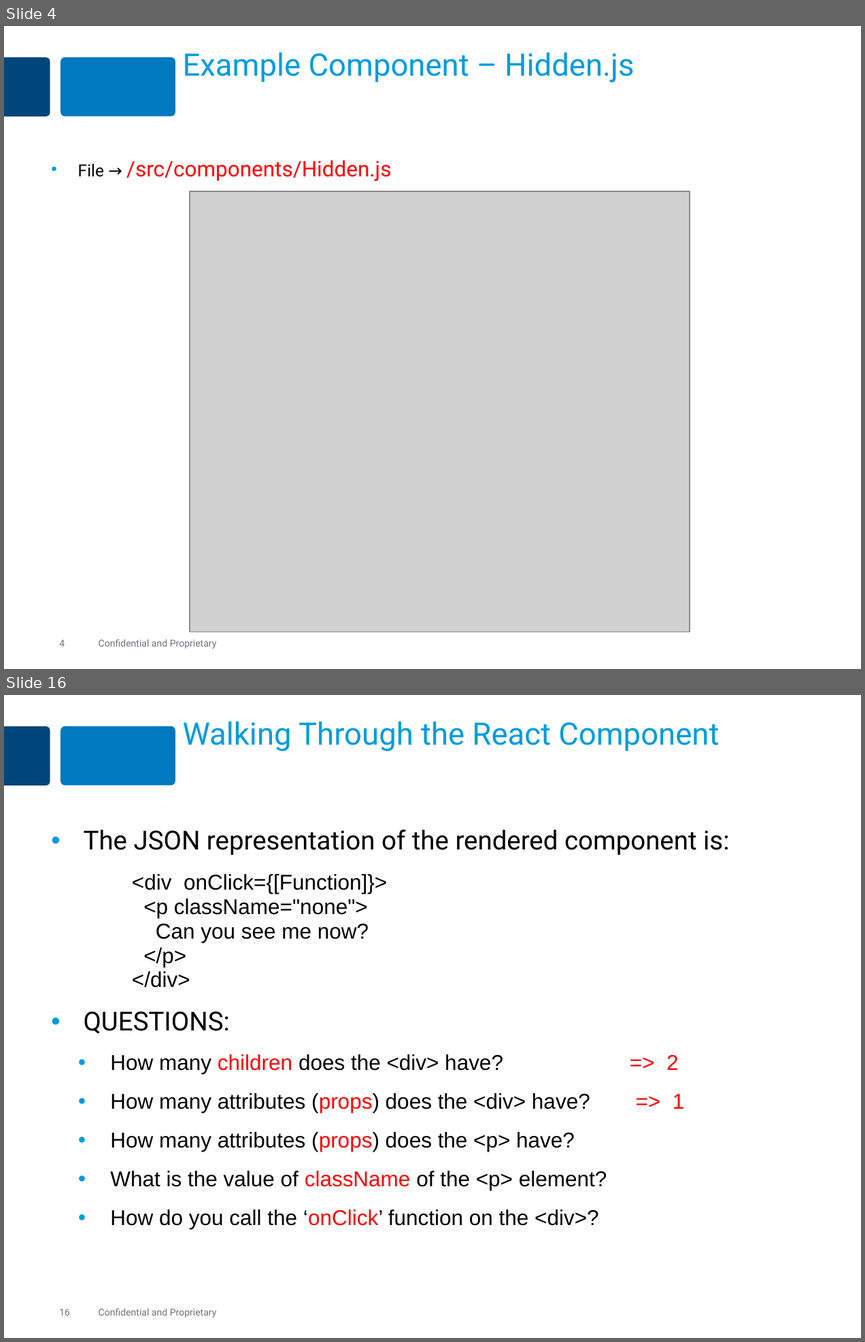
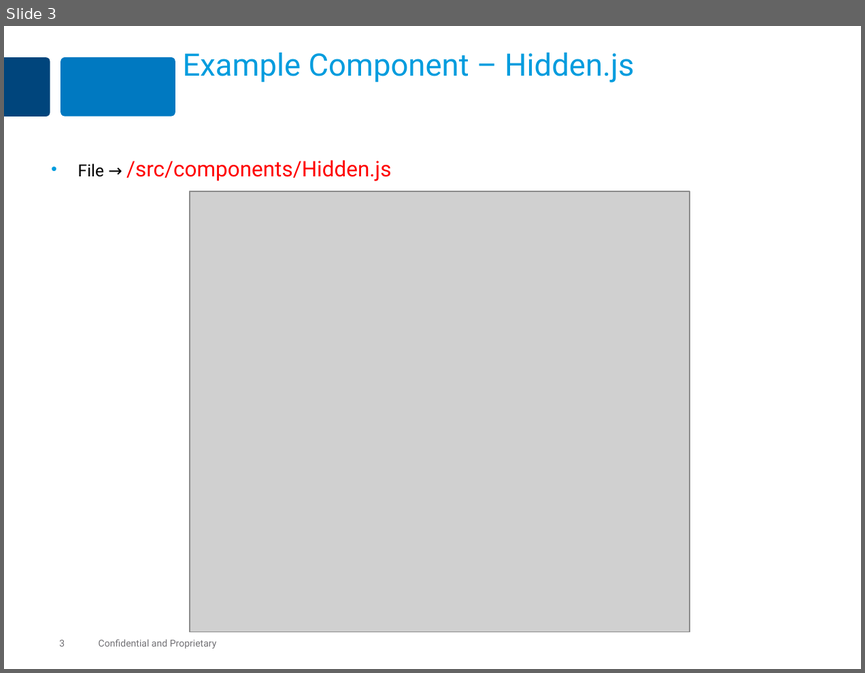
Before and after one commit to MaxMillington/react_practice, a slide deck: lesson-react-60-debugging/react-debugging.pptx. Shown one above the other, each under a label of ours: slides 4 and 16 before the commit, slide 3 after it; the slides between them are not shown. The pictures are 865x1342 and 865x673 pixels, drawn with LibreOffice and Linux fonts; fonts in the diff are those of the drawing; grey boxes stand for pictures. Boxes give left, top, right and bottom in pixels: in the first picture for what was removed or moved away, otherwise in the second. Text is boxed around its words. In the diff, an @@ line names an element or a change of style, - is before the commit and + after.

```diff
--- a/lesson-react-60-debugging/react-debugging.pptx
+++ b/lesson-react-60-debugging/react-debugging.pptx
@@ slide 16 removed at (4,695,861,1338), background #FFFFFF; not listed: 4 template elements that a slide beside it also shows @@
@@ title removed at (183,722,719,751) @@
-Walking Through the React Component
@@ text removed at (84,829,729,1229) @@
-• The JSON representation of the rendered component is:
-      <div onClick={[Function]}>
-      <p className="none">
-      Can you see me now?
-      </p>
-      </div>
-• QUESTIONS:
-  • How many children does the <div> have? => 2
-  • How many attributes (props) does the <div> have? => 1
-  • How many attributes (props) does the <p> have?
-  • What is the value of className of the <p> element?
-  • How do you call the ‘onClick’ function on the <div>?
@@ what was slide 4 is now slide 3 @@
@@ page number at (59,639,65,646): text changed @@
-4
+3
```
Also in this commit, not shown: 3 slides changed, 6 slides added, 25 other slides removed, 37 other files.
